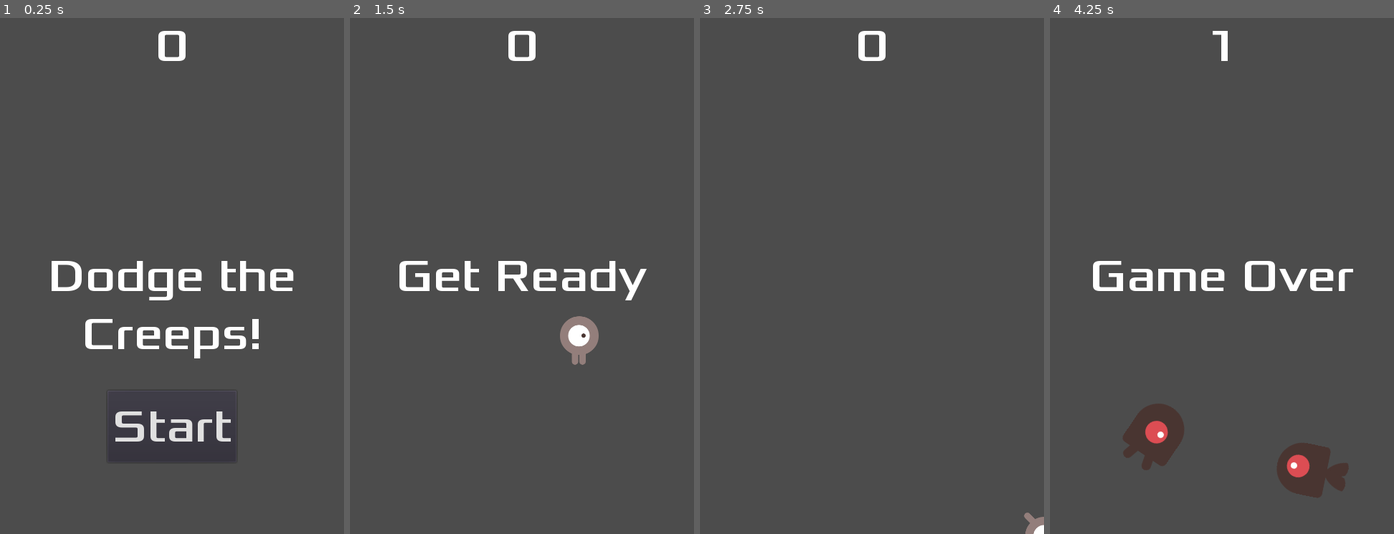
Above: before the commit, frames 1-4 (left to right).
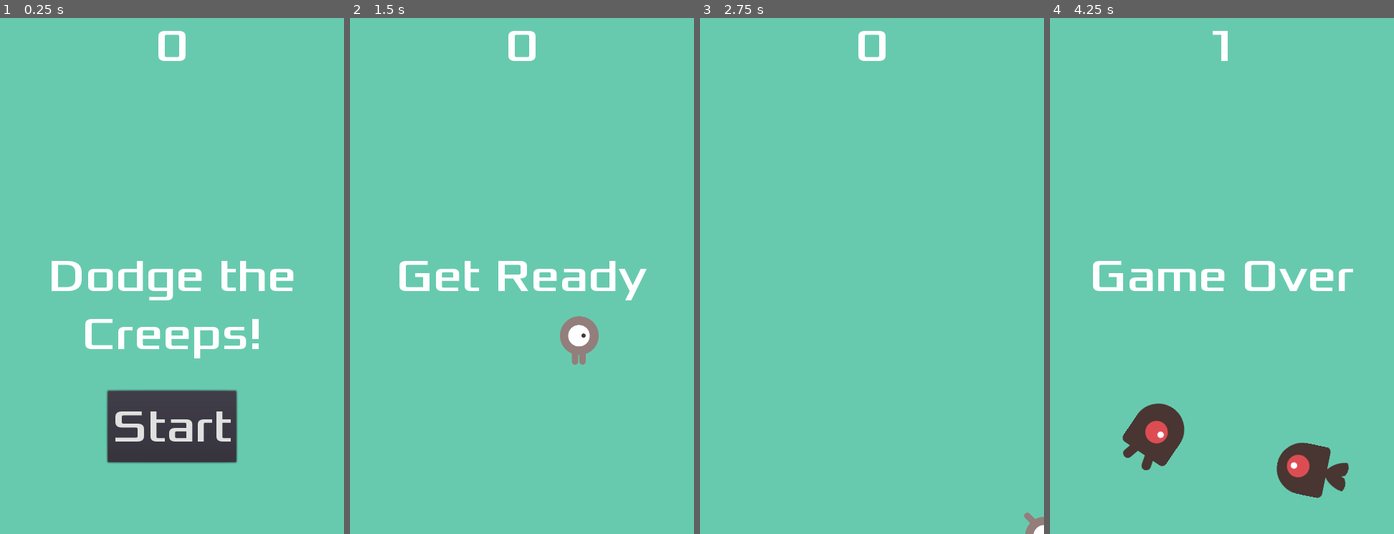
Above: after the commit, the same moments.

Repository: SebastienFCT/dodge-the-creeps-godot-toturial
Game: Godot game, scene res://scenes/Main.tscn
The game is run twice, just before and just after one commit, with the same random seed, the same clock (stepped at 60 frames per second) and the same inputs.
Inputs:
- Up to frame 1 (0.25 s): no input
- Up to frame 2 (1.5 s): click "Start" at 0.5 s; tap Enter (start_game, bound only after the commit) at 1.25, 1.35 s; hold Right (move_right) from 1.28 s (still down)
- Up to frame 3 (2.75 s): release Right (move_right) at 2.03 s; hold Down (move_down) from 2.03 s (still down); tap Enter (start_game, bound only after the commit) at 2.1 s
- Up to frame 4 (4.25 s): release Down (move_down) at 2.78 s; hold Right (move_right) 2.78-3.53 s; tap Enter (start_game, bound only after the commit) at 2.85, 3.6 s; hold Up (move_up) from 3.53 s (still down)

The runs differ from the first frame. In frame 1, 92% of the frame differs, in the area x 0-100%, y 0-100%; in frame 2, 97%; in frame 3, 100%; in frame 4, 95%.

Commit message:
Finishing up

Diff:
--- a/project.godot
+++ b/project.godot
@@ -47,6 +47,12 @@
 "events": [ Object(InputEventKey,"resource_local_to_scene":false,"resource_name":"","device":0,"alt":false,"shift":false,"control":false,"meta":false,"command":false,"pressed":false,"scancode":16777234,"physical_scancode":0,"unicode":0,"echo":false,"script":null)
  ]
 }
+start_game={
+"deadzone": 0.5,
+"events": [ Object(InputEventKey,"resource_local_to_scene":false,"resource_name":"","device":0,"alt":false,"shift":false,"control":false,"meta":false,"command":false,"pressed":false,"scancode":16777221,"physical_scancode":0,"unicode":0,"echo":false,"script":null)
+, Object(InputEventKey,"resource_local_to_scene":false,"resource_name":"","device":0,"alt":false,"shift":false,"control":false,"meta":false,"command":false,"pressed":false,"scancode":32,"physical_scancode":0,"unicode":0,"echo":false,"script":null)
+ ]
+}
 
 [physics]
 
--- a/scenes/HUD.tscn
+++ b/scenes/HUD.tscn
@@ -6,6 +6,12 @@
 [sub_resource type="DynamicFont" id=1]
 size = 64
 font_data = ExtResource( 1 )
+
+[sub_resource type="InputEventAction" id=4]
+action = "start_game"
+
+[sub_resource type="ShortCut" id=3]
+shortcut = SubResource( 4 )
 
 [node name="HUD" type="CanvasLayer"]
 script = ExtResource( 2 )
@@ -38,6 +44,7 @@
 margin_right = 90.0
 margin_bottom = -100.0
 custom_fonts/font = SubResource( 1 )
+shortcut = SubResource( 3 )
 text = "Start"
 
 [node name="MessageTimer" type="Timer" parent="."]
--- a/scenes/Main.tscn
+++ b/scenes/Main.tscn
@@ -1,9 +1,11 @@
-[gd_scene load_steps=6 format=2]
+[gd_scene load_steps=8 format=2]
 
 [ext_resource path="res://scenes/Player.tscn" type="PackedScene" id=1]
 [ext_resource path="res://scripts/Main.gd" type="Script" id=2]
 [ext_resource path="res://scenes/Mob.tscn" type="PackedScene" id=3]
 [ext_resource path="res://scenes/HUD.tscn" type="PackedScene" id=4]
+[ext_resource path="res://art/gameover.wav" type="AudioStream" id=5]
+[ext_resource path="res://art/House In a Forest Loop.ogg" type="AudioStream" id=6]
 
 [sub_resource type="Curve2D" id=1]
 _data = {
@@ -13,6 +15,11 @@
 [node name="Main" type="Node"]
 script = ExtResource( 2 )
 mob_scene = ExtResource( 3 )
+
+[node name="ColorRect" type="ColorRect" parent="."]
+anchor_right = 1.0
+anchor_bottom = 1.0
+color = Color( 0.407843, 0.796078, 0.686275, 1 )
 
 [node name="Player" parent="." instance=ExtResource( 1 )]
 
@@ -35,6 +42,12 @@
 
 [node name="HUD" parent="." instance=ExtResource( 4 )]
 
+[node name="Music" type="AudioStreamPlayer" parent="."]
+stream = ExtResource( 6 )
+
+[node name="DeathSound" type="AudioStreamPlayer" parent="."]
+stream = ExtResource( 5 )
+
 [connection signal="hit" from="Player" to="." method="game_over"]
 [connection signal="timeout" from="MobTimer" to="." method="_on_MobTimer_timeout"]
 [connection signal="timeout" from="ScoreTimer" to="." method="_on_ScoreTimer_timeout"]
--- a/scenes/Mob.tscn
+++ b/scenes/Mob.tscn
@@ -42,7 +42,6 @@
 scale = Vector2( 0.75, 0.75 )
 frames = SubResource( 1 )
 animation = "fly"
-frame = 1
 playing = true
 
 [node name="CollisionShape2D" type="CollisionShape2D" parent="."]
--- a/scripts/Main.gd
+++ b/scripts/Main.gd
@@ -16,6 +16,8 @@
 	$ScoreTimer.stop()
 	$MobTimer.stop()
 	$HUD.show_game_over()
+	$Music.stop()
+	$DeathSound.play()
 
 func new_game():
 	get_tree().call_group("mobs", "queue_free")
@@ -24,6 +26,7 @@
 	$StartTimer.start()
 	$HUD.update_score(score)
 	$HUD.show_message("Get Ready")
+	$Music.play()
 
 func _on_StartTimer_timeout():
 	$MobTimer.start()
Not shown: 1 places in scenes/HUD.tscn that only renumber resources
Not shown, changed: .DS_Store
